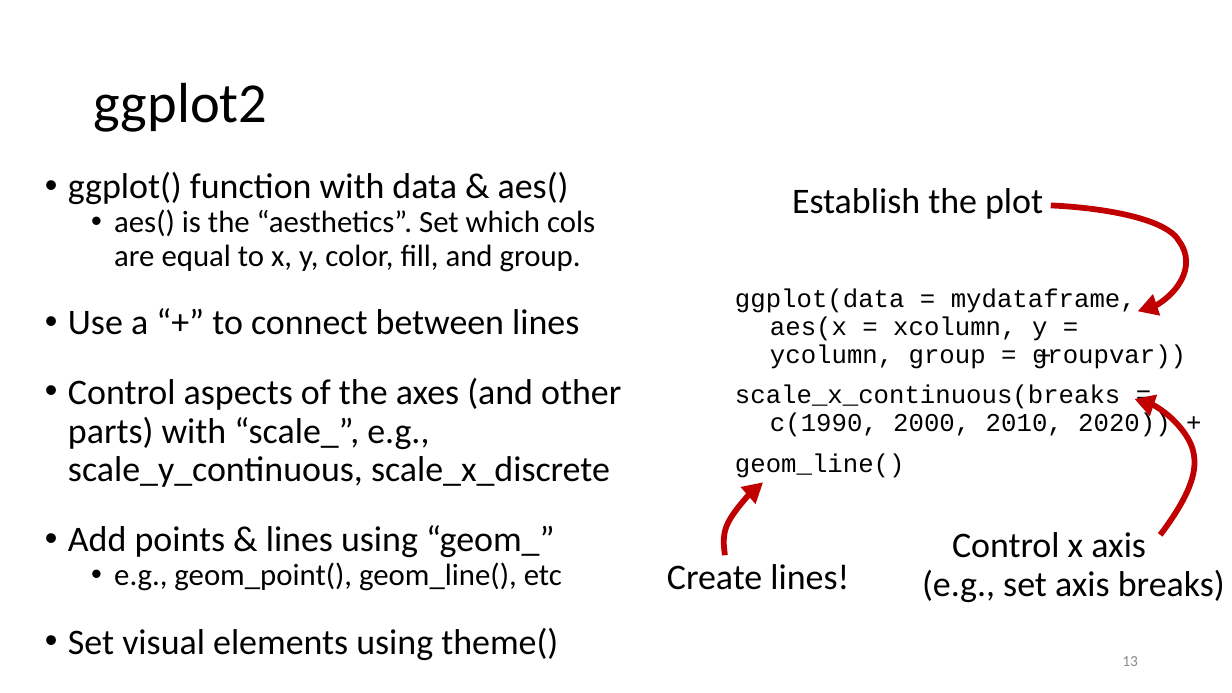
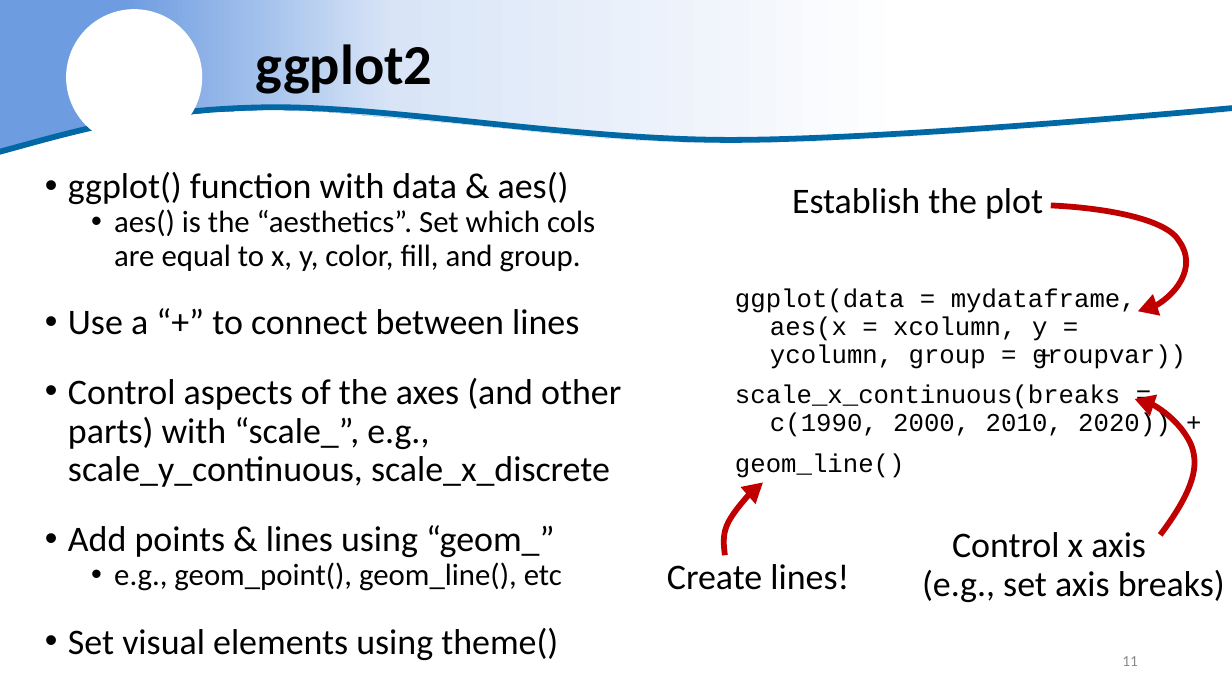
Before and after one commit to justinpriest/ADFG_R_Intro_Workshop, a slide deck: slide 11 of presentations/7 - Amazing Charts & How to Make Them.pptx (slide 13 before the commit). Drawn at 1232x693 pixels with LibreOffice and Linux fonts; fonts in the diff are those of the drawing; background and template pictures are left out. Boxes give left, top, right and bottom in pixels: in the first picture for what was removed or moved away, otherwise in the second. Text is boxed around its words. In the diff, an @@ line names an element or a change of style, - is before the commit and + after.

```diff
--- a/presentations/7 - Amazing Charts & How to Make Them.pptx
+++ b/presentations/7 - Amazing Charts & How to Make Them.pptx
@@ freeform shape added at [0,0,1232,152], fill gradient #6D9CE1 to #D9E5F7 to #FFFFFF @@
@@ ellipse added at [67,9,202,145], fill #FFFFFF @@
@@ title "ggplot2": place and size @@
-title "ggplot2" at [94,82,267,132]
+title "ggplot2" at [256,44,432,94]
@@ title "ggplot2" at [256,44,432,94]: bold on @@
@@ freeform shape added at [0,107,1232,152], outline #DAE3F3 4.5 pt @@
@@ page number at [1122,656,1138,666]: text changed @@
-13
+11
```
Also in this commit, not shown: 27 other slides changed, 2 slides removed, 8 other files.
